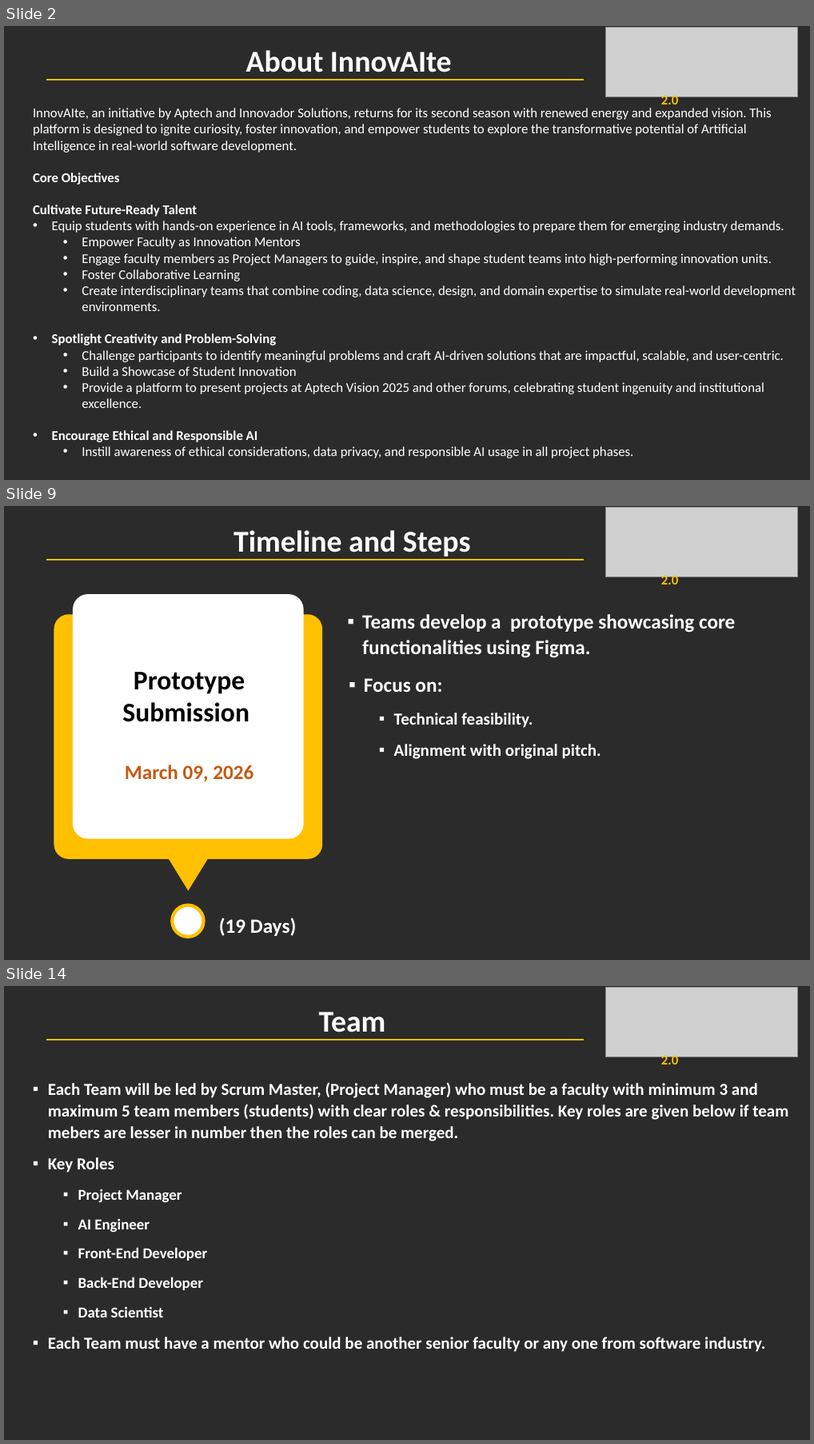
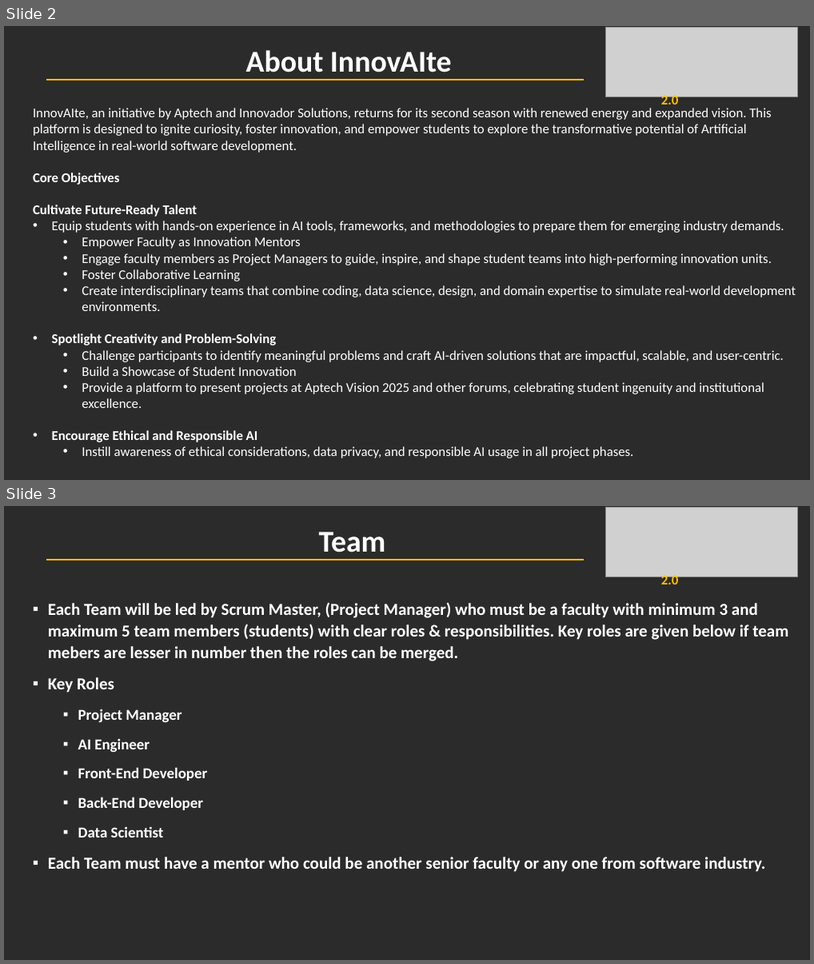
Before and after one commit to ARassignments/AI-Web, a slide deck: assets/InnovAIte Season 2.pptx. Shown one above the other, each under a label of ours: slides 2, 9 and 14 before the commit, slides 2 and 3 after it; the slides between them are not shown. The pictures are 814x1444 and 814x964 pixels, drawn with LibreOffice and Linux fonts; fonts in the diff are those of the drawing; grey boxes stand for pictures; background and template pictures are left out; a plain dark background stands for a picture behind light text. Boxes give left, top, right and bottom in pixels: in the first picture for what was removed or moved away, otherwise in the second. Text is boxed around its words. In the diff, an @@ line names an element or a change of style, - is before the commit and + after.

```diff
--- a/assets/InnovAIte Season 2.pptx
+++ b/assets/InnovAIte Season 2.pptx
@@ slide 9 removed at <box>4,506,810,960</box>, background picture (left out) @@
@@ picture removed at <box>606,508,798,576</box> @@
@@ subtitle removed at <box>234,530,471,556</box> @@
-Timeline and Steps
@@ line removed from (47, 560) to (584, 560) @@
@@ text removed at <box>662,574,678,584</box> @@
-2.0
@@ text removed at <box>362,614,735,658</box> @@
-▪ Teams develop a prototype showcasing core functionalities using Figma.
@@ text removed at <box>122,672,254,782</box> @@
-Prototype Submission
-March 09, 2026
@@ group removed at <box>54,594,323,890</box>: 2 rounded rectangles, 2 texts, 1 triangle @@
-2021
-Simple Portfolio Presentation
@@ text removed at <box>364,678,602,759</box> @@
-▪ Focus on:
-  ▪ Technical feasibility.
-  ▪ Alignment with original pitch.
@@ ellipse removed at <box>172,904,204,936</box> @@
@@ text removed at <box>219,917,297,936</box> @@
-(19 Days)
@@ what was slide 14 is now slide 3 @@
```
Also in this commit, not shown: 29 other slides removed.
